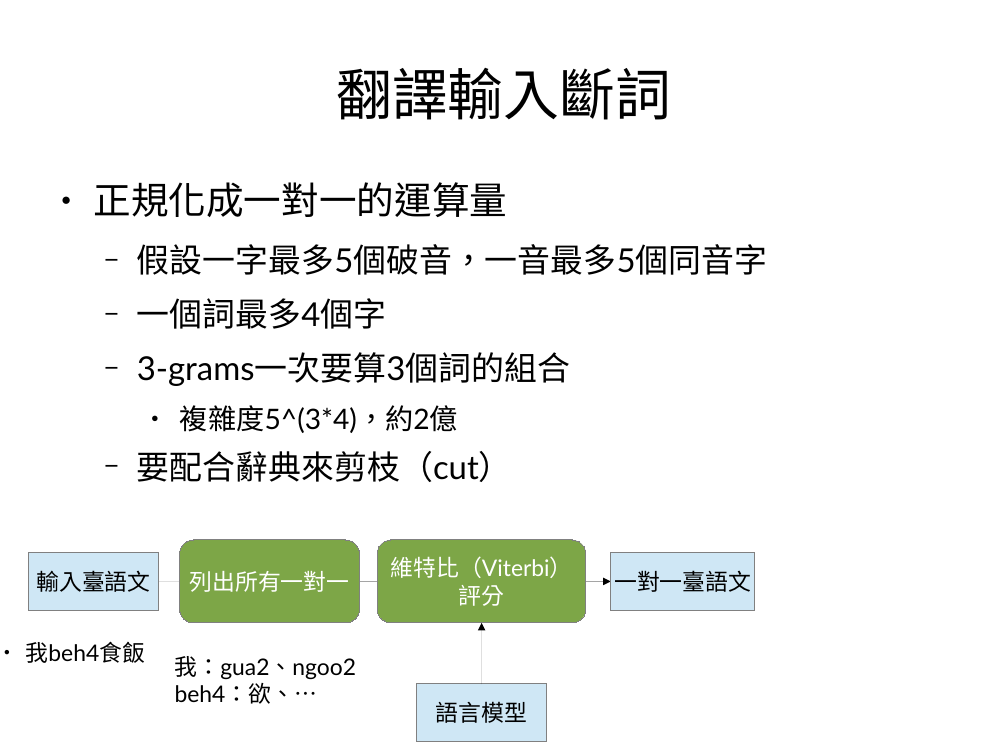
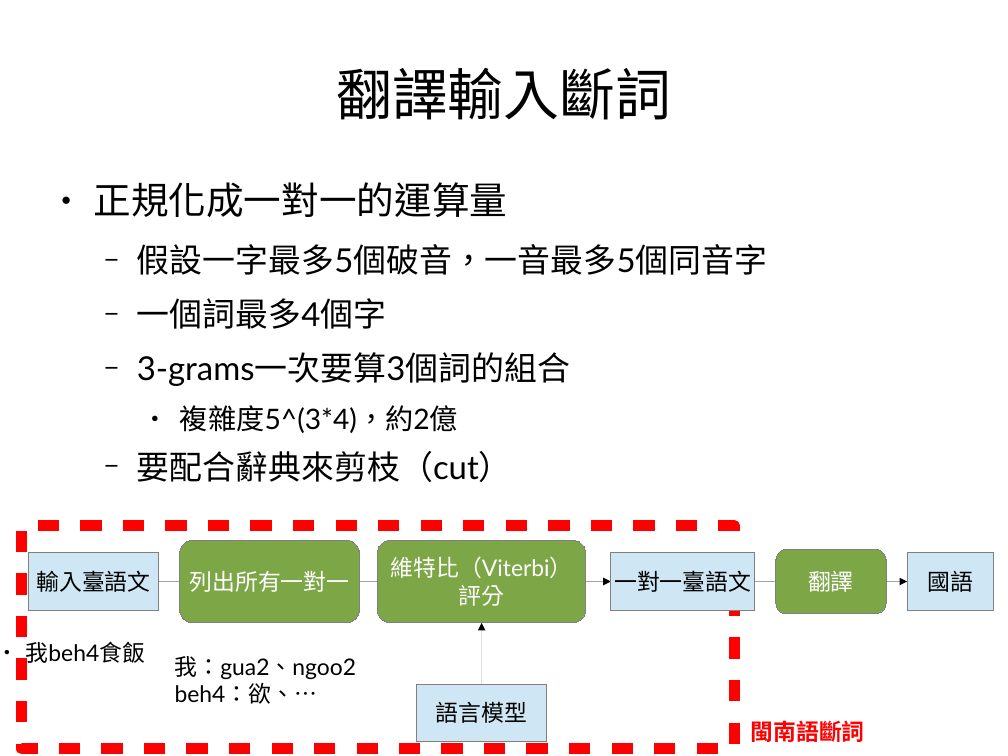
Before and after one commit to sih4sing5hong5/po3-ko3_tau5-iann2-phinn3, a slide deck: slide 6 of 翻譯報告.odp (slide 7 before the commit). Drawn at 1008x756 pixels with LibreOffice and Linux fonts; fonts in the diff are those of the drawing. Boxes give left, top, right and bottom in pixels: in the first picture for what was removed or moved away, otherwise in the second. Text is boxed around its words. In the diff, an @@ line names an element or a change of style, - is before the commit and + after.

```diff
--- a/翻譯報告.odp
+++ b/翻譯報告.odp
@@ group added at bbox=[22, 526, 993, 749]: 2 rectangles, 1 arrow, 1 rounded rectangle, 1 text @@
+翻譯
+國語
+閩南語斷詞
```
Also in this commit, not shown: 5 other slides changed, 5 slides added, 2 slides removed.
